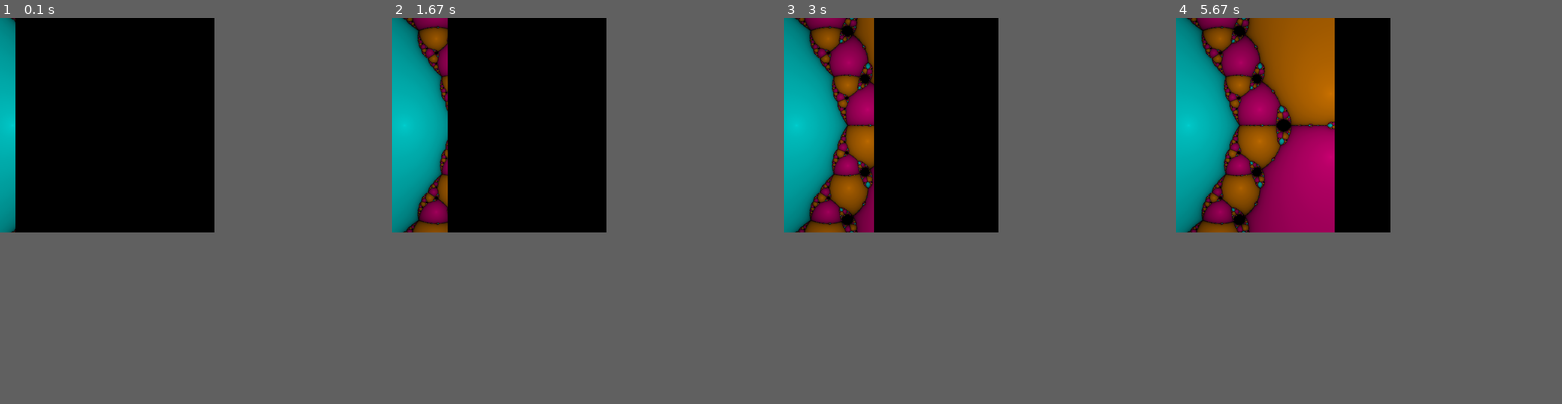
Above: before the commit, frames 1-4 (left to right).
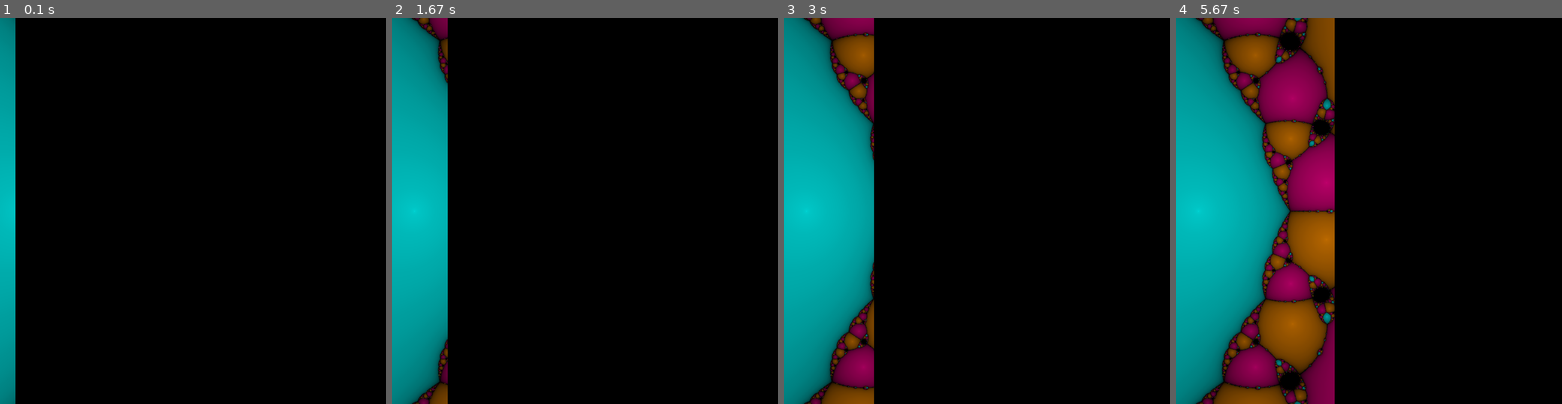
Above: after the commit, the same moments.

Repository: Mocha2007/fractal
Game: pygame game, started from newton_fractals_pygame.py
Two runs of this game, one before a commit and one after it. Both use one fixed random seed, a clock stepped at 60 frames per second and the inputs below.
Inputs:
- Up to frame 1 (0.1 s): no input
- Up to frame 2 (1.67 s): no input
- Up to frame 3 (3 s): no input
- Up to frame 4 (5.67 s): no input
In our replay, the window is 500x500 before the commit and 900x900 after it. These sizes can differ from the game's own. Grey fills any space a smaller window leaves; there, only what the larger window draws over its background counts as a difference.

The runs differ from the first frame. In frame 1, 2.4% of the frame differs, in the area x 0-4%, y 0-100%; in frame 2, 10%; in frame 3, 19%; in frame 4, 35%, in the area x 0-42%, y 0-100%.

Commit message:
bigger image

Diff:
--- a/newton_fractals_pygame.py
+++ b/newton_fractals_pygame.py
@@ -10,7 +10,7 @@
 black = 0, 0, 0
 red = 255, 0, 0
 
-size = 500, 500
+size = 900, 900
 width, height = size
 root_size = 4
 
